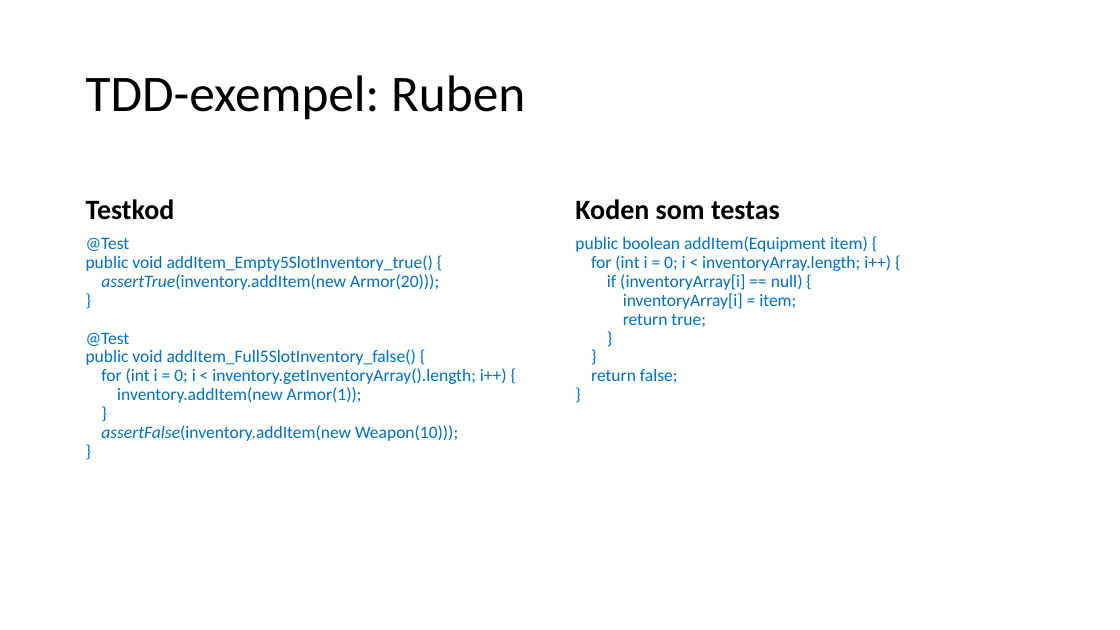
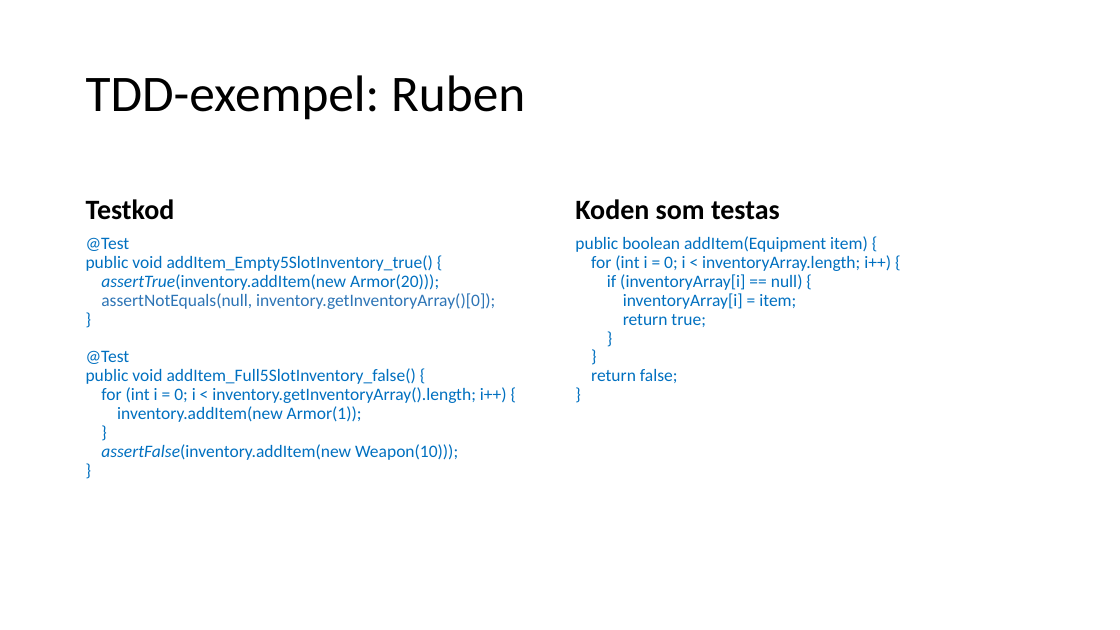
Before and after one commit to hampusidstam/InteGame, a slide deck: slide 15 of docs/Slutredovisning_grp5_v8.pptx (slide 14 before the commit). Drawn at 1120x630 pixels with LibreOffice and Linux fonts; fonts in the diff are those of the drawing. Boxes give left, top, right and bottom in pixels: in the first picture for what was removed or moved away, otherwise in the second. Text is boxed around its words. In the diff, an @@ line names an element or a change of style, - is before the commit and + after.

```diff
--- a/docs/Slutredovisning_grp5_v8.pptx
+++ b/docs/Slutredovisning_grp5_v8.pptx
@@ text at [86,237,507,460]: text changed @@
-@Test
-public void addItem_Empty5SlotInventory_true() {
-assertTrue(inventory.addItem(new Armor(20)));
-}
-@Test
-public void addItem_Full5SlotInventory_false() {
-for (int i = 0; i < inventory.getInventoryArray().length; i++) {
-inventory.addItem(new Armor(1));
-}
-assertFalse(inventory.addItem(new Weapon(10)));
-}
+@Test
+public void addItem_Empty5SlotInventory_true() {
+assertTrue(inventory.addItem(new Armor(20)));
+assertNotEquals(null, inventory.getInventoryArray()[0]);
+}
+@Test
+public void addItem_Full5SlotInventory_false() {
+for (int i = 0; i < inventory.getInventoryArray().length; i++) {
+inventory.addItem(new Armor(1));
+}
+assertFalse(inventory.addItem(new Weapon(10)));
+}
```
Also in this commit, not shown: 1 other slide changed, 1 slide added, 1 slide removed.
